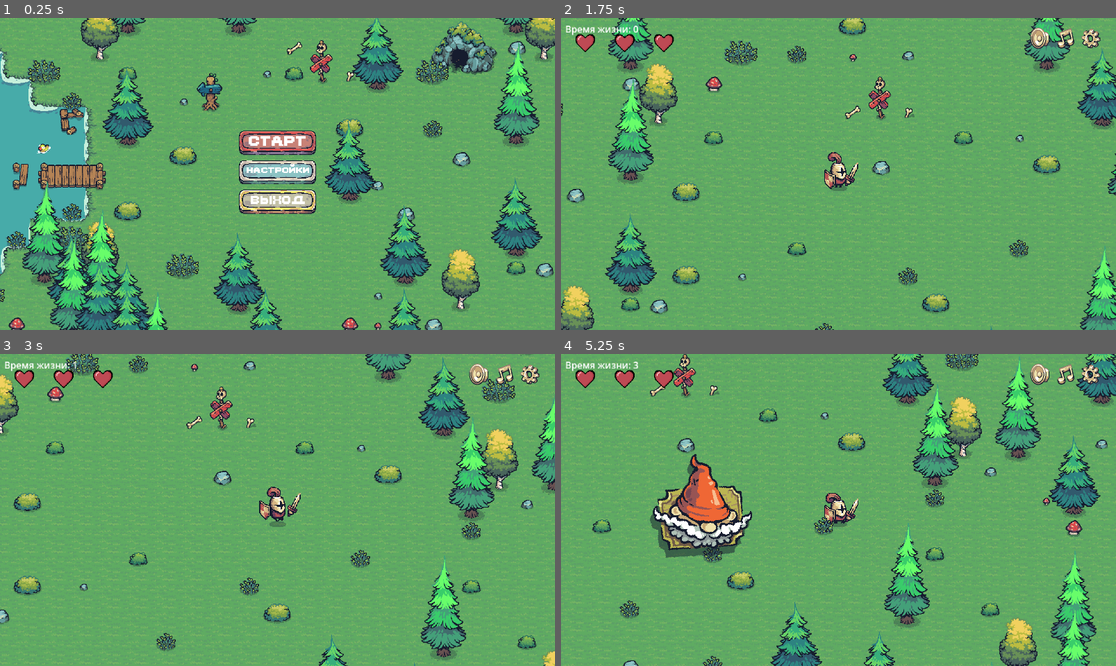
Above: before the commit, frames 1-4 (two rows, left to right).
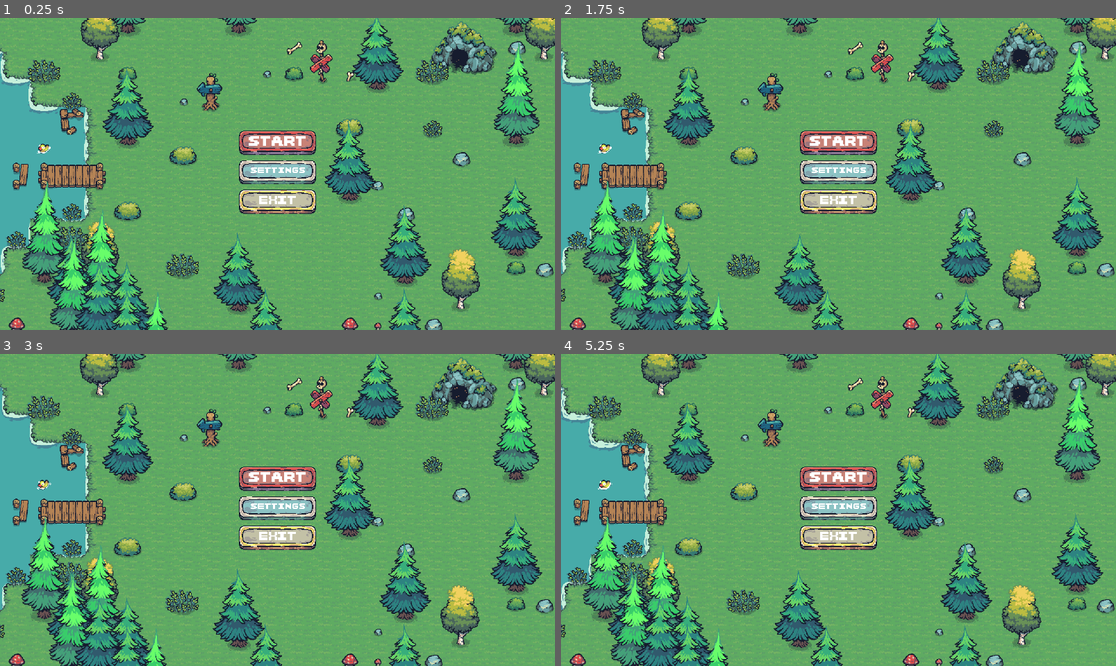
Above: after the commit, the same moments.

Repository: darkicestormteam/Fgame
Game: Godot game, scene res://scenes/mainmenu.tscn
Two runs of this game, one before a commit and one after it. Both use one fixed random seed, a clock stepped at 60 frames per second and the inputs below.
Inputs (mouse positions are in pixels of both pictures, inside the frame that each line leads up to):
- Up to frame 1 (0.25 s): no input
- Up to frame 2 (1.75 s): click "старт" (after the commit: "Start") at 0.5 s; click "старт" (after the commit: "Start") at 1.25 s
- Up to frame 3 (3 s): tap Enter at 2 s; move the mouse to (399, 494) at 2.02 s; hold D (move_right) 2.03-2.78 s; move the mouse to (166, 525) at 2.77 s; hold S (move_down) from 2.78 s (still down)
- Up to frame 4 (5.25 s): move the mouse to (894, 441) at 3.52 s; release S (move_down) at 3.53 s; hold D (move_right) 3.53-4.28 s; move the mouse to (810, 572) at 4.27 s; hold W (move_up) 4.28-5.03 s; move the mouse to (1005, 556) at 5.02 s; hold A (move_left) from 5.03 s (still down)

The runs differ from the first frame. In frame 1, 0.3% of the frame differs, in the area x 44-56%, y 37-60%; in frame 2, 41%; in frame 3, 41%; in frame 4, 47%, in the area x 0-100%, y 0-100%.
Error after the commit: Parse Error: Class "Localization" hides an autoload singleton. (res://script/localization.gd:1)

Commit message:
update branch

Diff:
--- a/script/game_over.gd
+++ b/script/game_over.gd
@@ -26,6 +26,11 @@
 	pass
 
 
+func show_game_over() -> void:
+	update_all_localized_texts()
+	show()
+
+
 func update_all_localized_texts() -> void:
 	_update_node_recursive(self)
 
--- a/script/localization.gd
+++ b/script/localization.gd
@@ -1,3 +1,4 @@
+class_name Localization
 extends Node
 
 var current_locale: String = "ru"  # Default to Russian
--- a/script/player.gd
+++ b/script/player.gd
@@ -94,7 +94,7 @@
 			game_over = get_tree().current_scene.get_node_or_null("GameOver")
 
 		if game_over:
-			game_over.visible = true
+			game_over.show_game_over()
 	else:
 		is_invincible = true
 		invincibility_timer.start()
Not shown, changed: .gitignore
